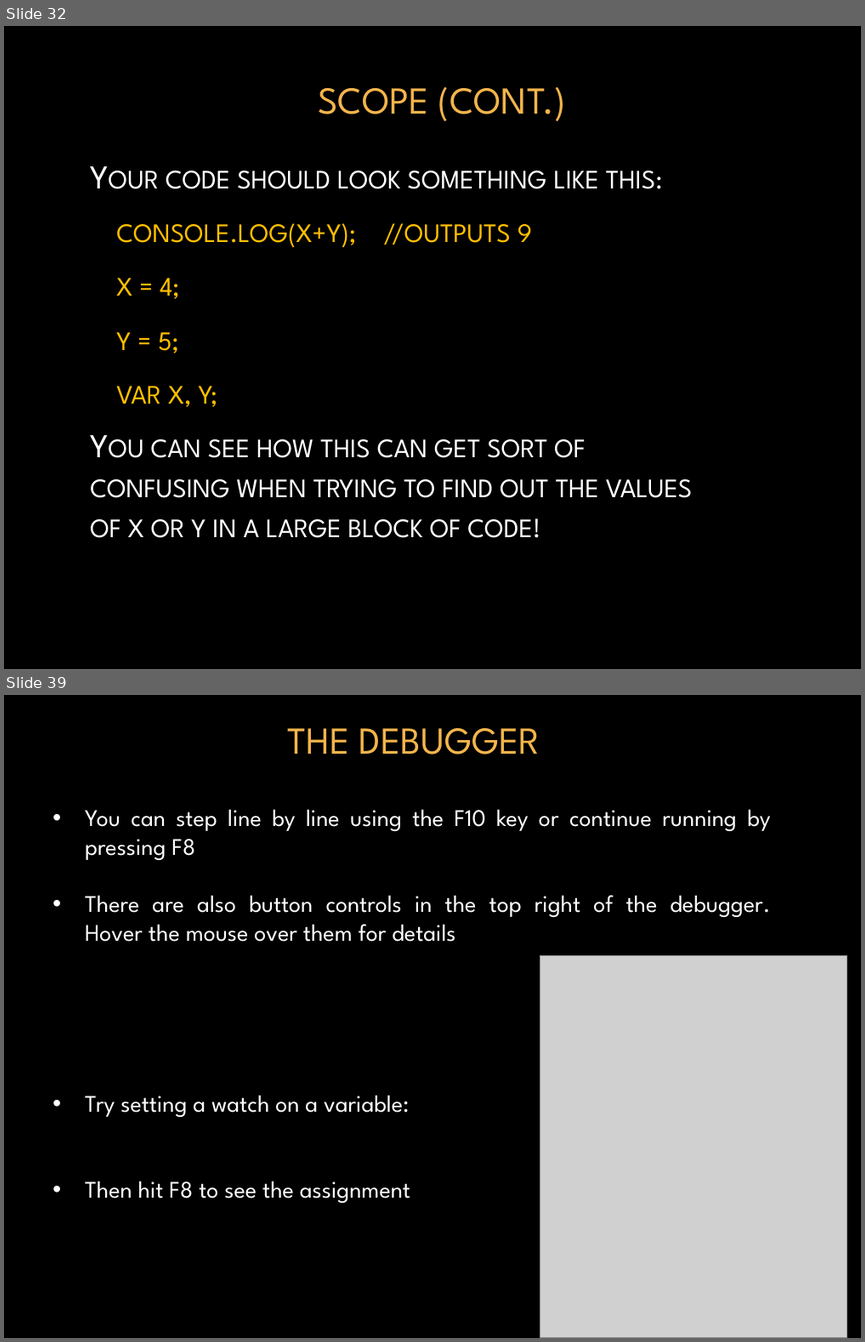
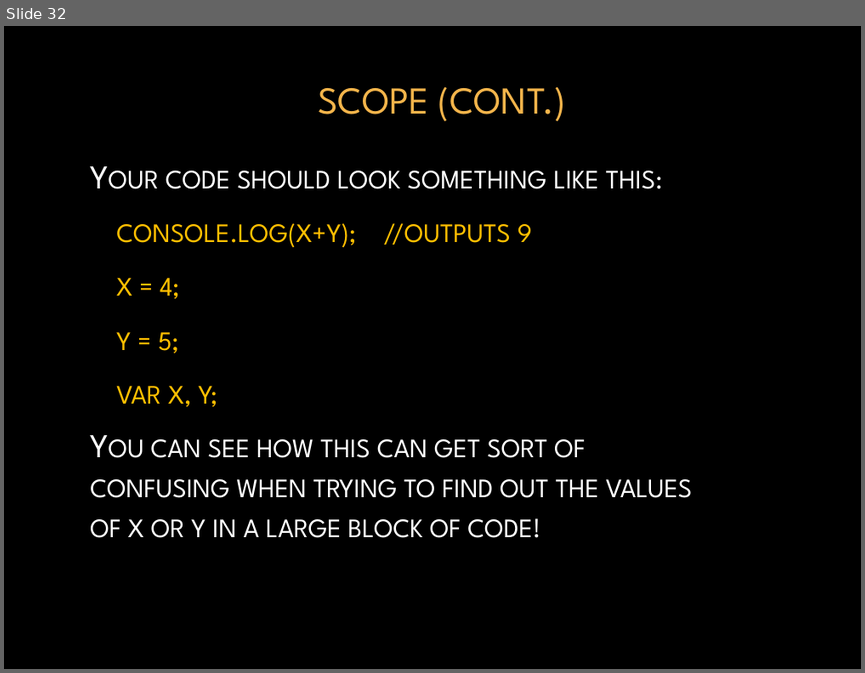
Before and after one commit to donfreiday/cpsc330-js, a slide deck: Javascript.pptx. Shown one above the other, each under a label of ours: slides 32 and 39 before the commit, slide 32 after it; the slides between them are not shown. The pictures are 865x1342 and 865x673 pixels, drawn with LibreOffice and Linux fonts; fonts in the diff are those of the drawing; grey boxes stand for pictures; background and template pictures are left out. Boxes give left, top, right and bottom in pixels: in the first picture for what was removed or moved away, otherwise in the second. Text is boxed around its words. In the diff, an @@ line names an element or a change of style, - is before the commit and + after.

```diff
--- a/Javascript.pptx
+++ b/Javascript.pptx
@@ slide 39 removed at (4, 695, 861, 1338), background picture (left out) @@
@@ title removed at (288, 728, 540, 755) @@
-THE DEBUGGER
@@ text removed at (85, 809, 770, 1202) @@
-• You can step line by line using the F10 key or continue running by pressing F8
-• There are also button controls in the top right of the debugger. Hover the mouse over them for details
-• Try setting a watch on a variable:
-• Then hit F8 to see the assignment
@@ picture removed at (540, 955, 847, 1338) @@
```
Also in this commit, not shown: 8 slides changed, 1 slide added, 4 other files.
